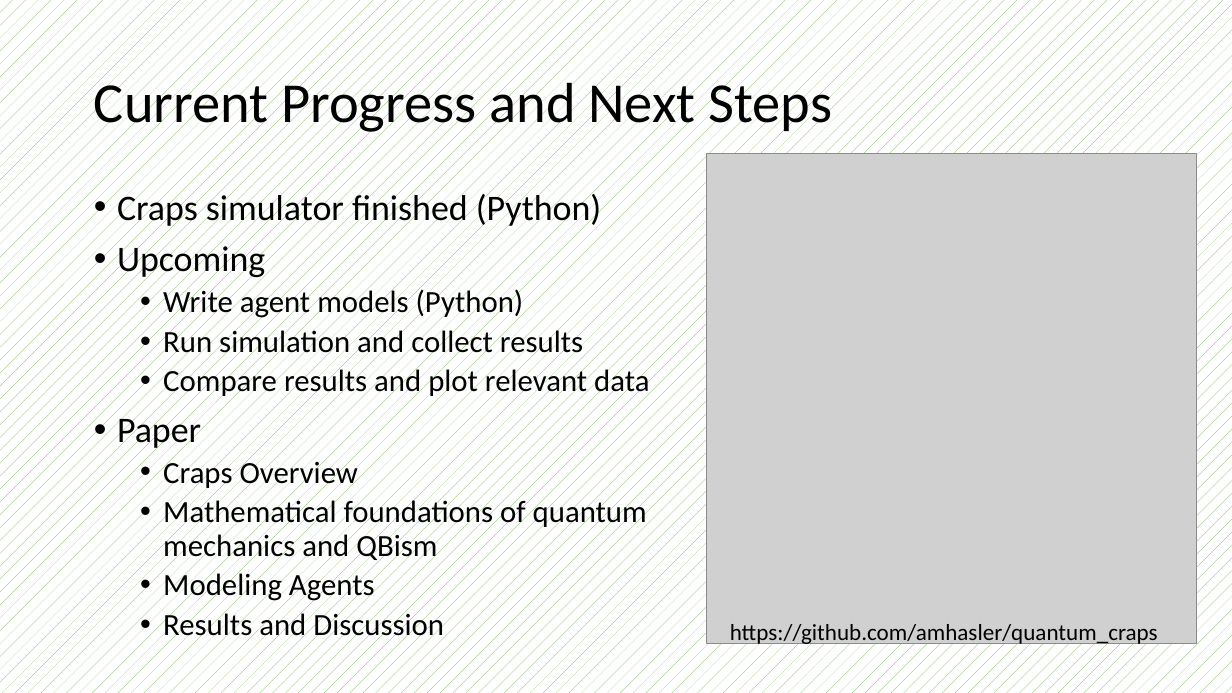
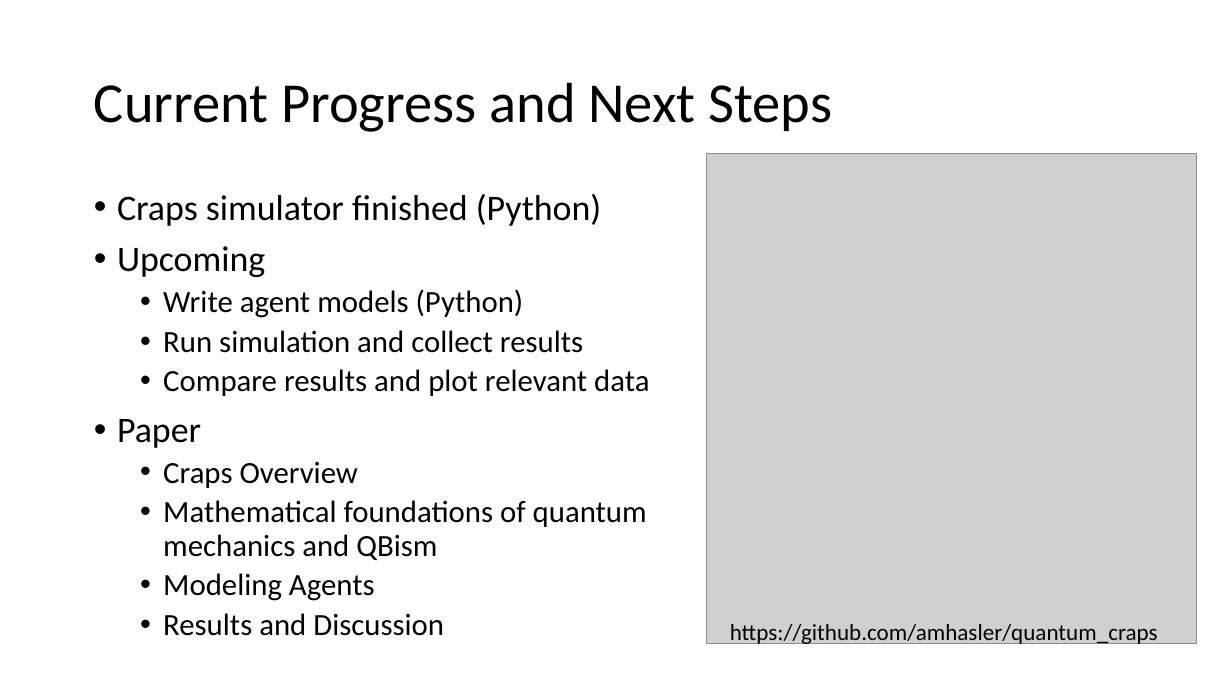
Before and after one commit to amhasler/quantum_craps, a slide deck: slide 7 of presentation/quantum_craps_slides_AMH.pptx. Drawn at 1232x693 pixels with LibreOffice and Linux fonts; fonts in the diff are those of the drawing; grey boxes stand for pictures. Boxes give left, top, right and bottom in pixels: in the first picture for what was removed or moved away, otherwise in the second. Text is boxed around its words. In the diff, an @@ line names an element or a change of style, - is before the commit and + after.

```diff
--- a/presentation/quantum_craps_slides_AMH.pptx
+++ b/presentation/quantum_craps_slides_AMH.pptx
@@ background pattern #70AD47 on #FFFFFF to #FFFFFF @@
```
Also in this commit, not shown: 6 other slides changed, 1 other file.
